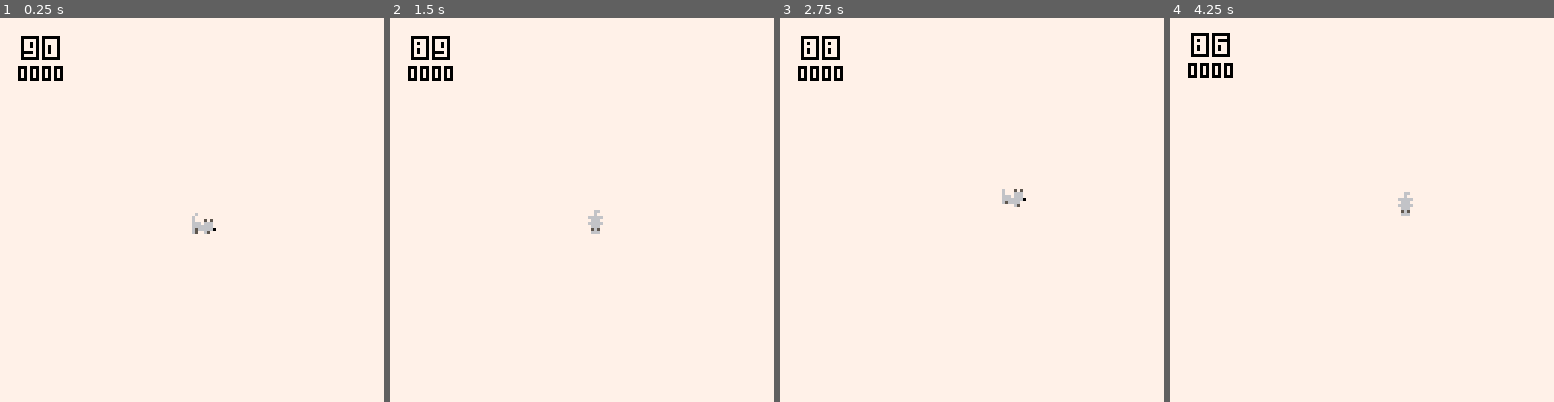
Above: before the commit, frames 1-4 (left to right).
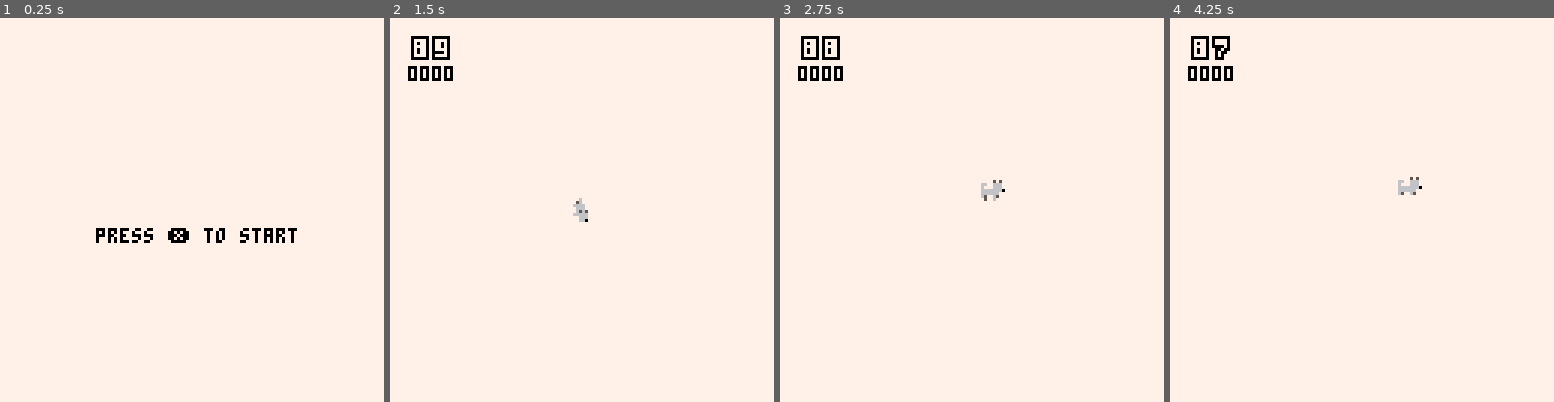
Above: after the commit, the same moments.

Repository: Ori-Rowan/pounce
Game: PICO-8 cartridge pounce.p8
Same seed, same stepped clock (60 frames per second), same inputs: the game is played once before the commit and once after it.
Inputs:
- Up to frame 1 (0.25 s): no input
- Up to frame 2 (1.5 s): tap X (X key) at 0.33, 1.07 s; tap O (Z key) at 0.7 s
- Up to frame 3 (2.75 s): hold Right 1.6-2.1 s; tap O (Z key) at 1.7, 2.1, 2.5 s; tap X (X key) at 1.85 s; hold Up 2.15-2.42 s; hold Right from 2.47 s (still down)
- Up to frame 4 (4.25 s): tap O (Z key) every 0.4 s from 2.9 to 4.1 s; tap X (X key) at 2.97, 4.08 s; release Right at 3.03 s; hold Left 3.08-3.58 s; hold Down 3.63-3.97 s; hold Right from 4.02 s (still down)

The runs differ from the first frame. In frame 1, 1.6% of the frame differs, in the area x 4-78%, y 4-59%; in frame 2, 0.3%; in frame 3, 0.4%; in frame 4, 0.9%.

Commit message:
menu+game over scenes

Diff:
--- a/pounce.p8
+++ b/pounce.p8
@@ -8,6 +8,8 @@
 #include src/core/scene.lua
 #include src/core/camera.lua
 #include src/scenes/game_scene.lua
+#include src/scenes/game_over_scene.lua
+#include src/scenes/menu_scene.lua
 #include src/utils/logging.lua
 #include src/utils/utils.lua
 #include src/gameplay/player.lua
--- a/src/core/scene.lua
+++ b/src/core/scene.lua
@@ -1,7 +1,7 @@
 Scene = {}
 Scene.__index = Scene
 
-function Scene:new()
+function Scene:new(tbl)
     tbl = tbl or {}
 
     setmetatable(tbl,self)
--- a/src/core/scene_manager.lua
+++ b/src/core/scene_manager.lua
@@ -14,7 +14,8 @@
     self.current_scene:draw()
 end
 
-function SceneManager:enter_scene(scene)
-    self.current_scene = scene:new({scene_manager=self})
+function SceneManager:enter_scene(scene, tbl)
+    tbl = tbl or {}
+    self.current_scene = scene:new(tbl)
     self.current_scene:enter()
 end
--- a/src/gameplay/player.lua
+++ b/src/gameplay/player.lua
@@ -61,7 +61,7 @@
     -- check other states
     if get_8d_input() then
         self:enter_state(PLAYER_STATE.walk)
-    elseif btnp(4) then
+    elseif btnp(5) then
         self:enter_state(PLAYER_STATE.pounce)
     end
 end
@@ -82,7 +82,7 @@
     -- check other states
     if p_dir==nil then
         self:enter_state(PLAYER_STATE.idle)
-    elseif btnp(4) then
+    elseif btnp(5) then
         self:enter_state(PLAYER_STATE.pounce)
     end
 end
--- a/src/main.lua
+++ b/src/main.lua
@@ -2,7 +2,10 @@
 function _init()
     palt(14)
 
-    SceneManager:enter_scene(GameScene)
+    log('test')
+
+    SceneManager:enter_scene(MenuScene)
+
 end
 
 function _update()
--- /dev/null
+++ b/src/scenes/game_over_scene.lua
@@ -0,0 +1,25 @@
+GameOverScene = Scene:new()
+GameOverScene.__index = GameOverScene
+
+
+function GameOverScene:new(tbl)
+    tbl = tbl or {}
+
+    setmetatable(tbl,self)
+
+    assert(tbl.score)
+
+    return tbl
+end
+
+
+function GameOverScene:update()
+    if btnp(5) then
+        SceneManager:enter_scene(GameScene)
+    end
+end
+
+function GameOverScene:draw()
+    print("final score: "..self.score, 35, 60, 0)
+    print("press ❎ to play again", 20, 70, 0)
+end
--- a/src/scenes/game_scene.lua
+++ b/src/scenes/game_scene.lua
@@ -13,6 +13,10 @@
 function GameScene:update()
     self.player:update()
     self.clock:update()
+
+    if self.clock.timer == 0 then
+        SceneManager:enter_scene(GameOverScene, {score=self.score.value})
+    end
 end
 
 function GameScene:draw()
@@ -25,5 +29,5 @@
     self.clock = Clock:new({scene=self, timer=90})
     self.score=Score:new({scene=self})
     self.rodent=Rodent:new({scene=self})
-    self.player=Player:new({scene=self, x=64, y=64,})
+    self.player=Player:new({scene=self, x=60, y=60,})
 end
--- /dev/null
+++ b/src/scenes/menu_scene.lua
@@ -0,0 +1,22 @@
+MenuScene = Scene:new()
+MenuScene.__index = MenuScene
+
+
+function MenuScene:new(tbl)
+    tbl = tbl or {}
+
+    setmetatable(tbl,self)
+
+    return tbl
+end
+
+function MenuScene:update()
+    if btnp(5) then
+        log('Enter GameScene')
+        SceneManager:enter_scene(GameScene)
+    end
+end
+
+function MenuScene:draw()
+    print("press ❎ to start", 32,70,0)
+end
Not shown, changed: 130 lines of the sprite sheet (__gfx__) section of pounce.p8
Not shown, changed: the thumbnail (__label__) section of pounce.p8
